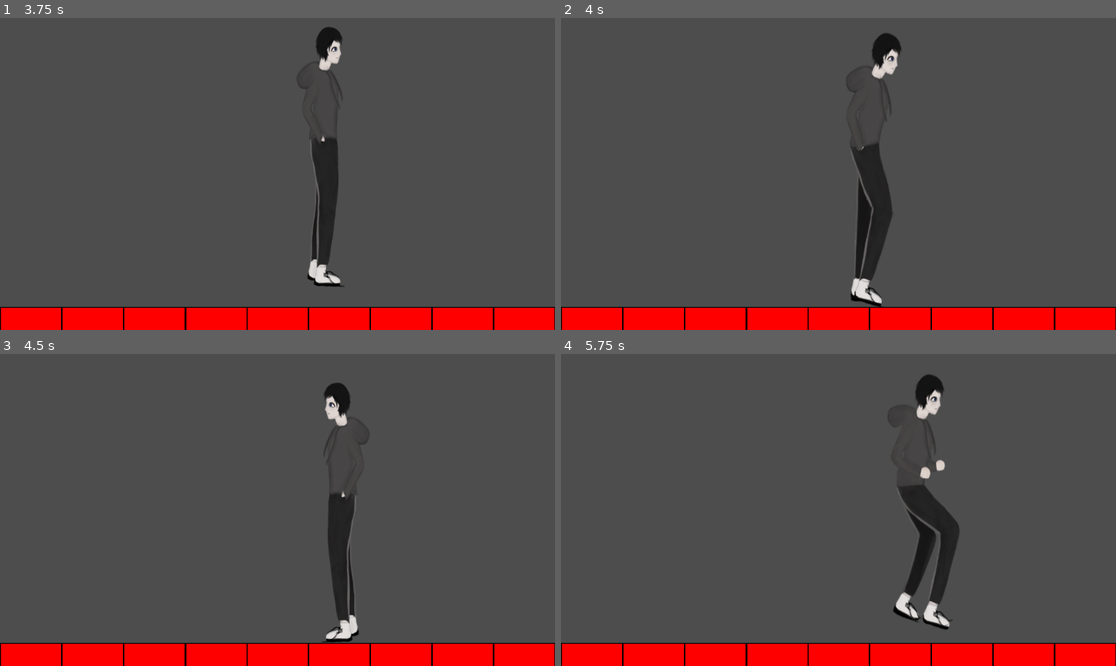
Above: before the commit, frames 1-4 (two rows, left to right).
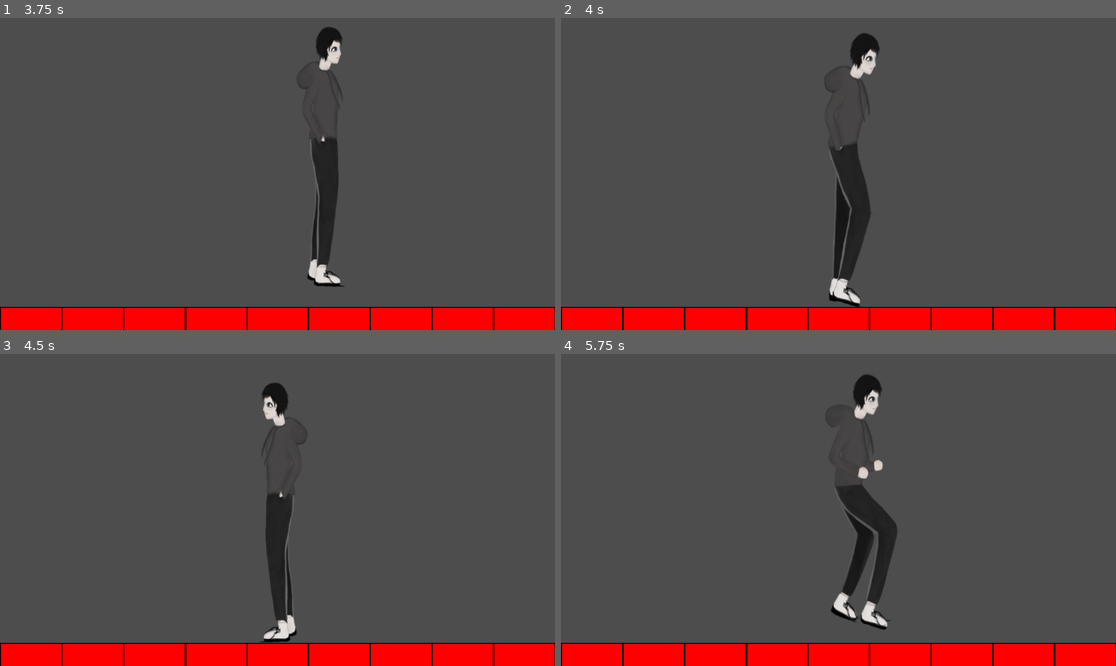
Above: after the commit, the same moments.

Repository: PrymushAnton/Risk-it
Game: Godot game, scene res://level1.tscn
The game is run twice, just before and just after one commit, with the same random seed, the same clock (stepped at 60 frames per second) and the same inputs.
Inputs:
- Up to frame 1 (3.75 s): tap Enter (ui_accept) at 0.5, 0.77, 1.52, 3.02 s; hold Right (ui_right) 0.53-2.03 s; hold Left (ui_left) 2.03-2.78 s; hold Right (ui_right) from 2.78 s (still down)
- Up to frame 2 (4 s): keep holding Right (ui_right); tap Enter (ui_accept) at 3.77 s
- Up to frame 3 (4.5 s): release Right (ui_right) at 4.28 s; hold Left (ui_left) from 4.28 s (still down)
- Up to frame 4 (5.75 s): tap Enter (ui_accept) at 4.52 s; release Left (ui_left) at 5.03 s; hold Right (ui_right) from 5.03 s (still down)

Frame 1 is identical in both runs. In frame 2, 4.7% of the frame differs, in the area x 47-62%, y 4-93%; in frame 3, 4.5%; in frame 4, 6.4%, in the area x 48-72%, y 6-89%.

Commit message:
added_collision

Diff:
--- a/Risk it/enemy/enemy.tscn
+++ b/Risk it/enemy/enemy.tscn
@@ -3,6 +3,8 @@
 [ext_resource type="Script" path="res://enemy/enemy.gd" id="1_4undt"]
 
 [sub_resource type="CapsuleShape2D" id="CapsuleShape2D_hrw6s"]
+radius = 126.0
+height = 510.0
 
 [node name="RigidBody2D" type="RigidBody2D"]
 gravity_scale = 0.0
--- a/Risk it/level1.tscn
+++ b/Risk it/level1.tscn
@@ -36,8 +36,8 @@
 [node name="Block9" parent="." instance=ExtResource("2_gxl83")]
 position = Vector2(1024, 600)
 
-[node name="RigidBody2D" parent="." instance=ExtResource("3_3ppia")]
-position = Vector2(960, 584)
+[node name="RigidBody2D" parent="." groups=["enemies"] instance=ExtResource("3_3ppia")]
+position = Vector2(981, 334)
 start_x = 832
 end_x = 960
 speed = 1.0
--- a/Risk it/player/player.gd
+++ b/Risk it/player/player.gd
@@ -12,6 +12,13 @@
 	animation_player = get_node("AnimationPlayer")
 
 func _physics_process(delta):
+
+	for i in get_slide_collision_count():
+		var collision = get_slide_collision(i)
+		#print("Collided with: ", collision.get_collider().name)
+		if collision.get_collider().is_in_group("enemies"):
+			print(10)
+
 	# Add the gravity.
 	if not is_on_floor():
 		velocity.y += gravity * delta
